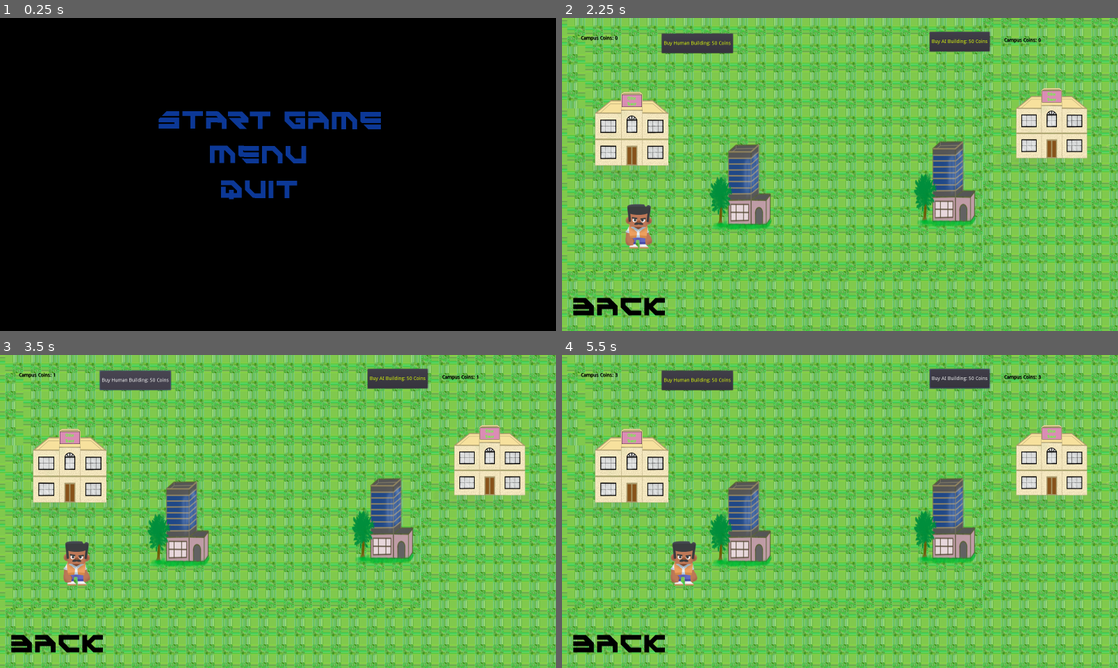
Above: before the commit, frames 1-4 (two rows, left to right).
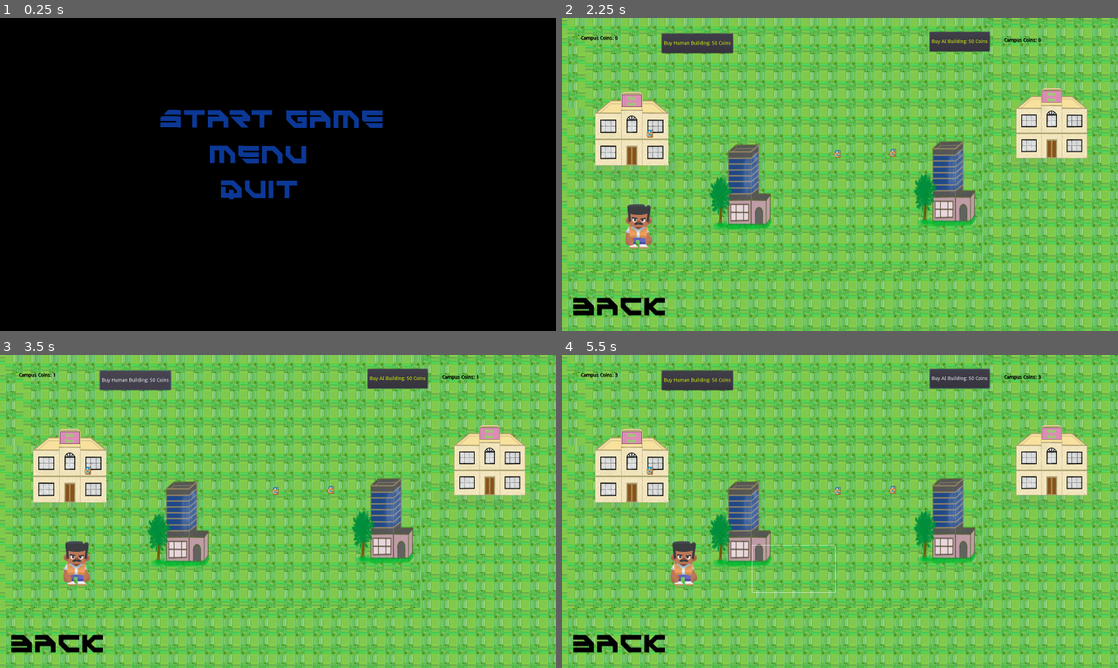
Above: after the commit, the same moments.

Repository: xLegoshiWolfx/Campus_Clash_Protoytpe
Game: Godot game, scene res://Scene/Main_Menu.tscn
Two runs of this game, one before a commit and one after it. Both use one fixed random seed, a clock stepped at 60 frames per second and the inputs below. Video files are missing from this copy of the repository; at most half a second of black plays in their place.
Inputs (mouse positions are in pixels of both pictures, inside the frame that each line leads up to):
- Up to frame 1 (0.25 s): no input
- Up to frame 2 (2.25 s): click "Start Game" at 0.5 s; click "Back" at 1.25 s; click "Start Game" at 2 s
- Up to frame 3 (3.5 s): click "Buy Human Building: 50 Coins" at 2.75 s
- Up to frame 4 (5.5 s): click "Buy AI Building: 50 Coins" at 3.5 s; tap Enter at 4.25 s; move the mouse to (962, 495) at 4.27 s; hold Right (move_right) 4.28-5 s; tap A (attack_move, bound only after the commit) at 4.35 s; click (962, 495) at 4.42 s; tap H (hold, bound only after the commit) at 4.55 s; drag from (728, 527) to (812, 574) at 5.02 s

The runs differ from the first frame. In frame 1, 1.0% of the frame differs, in the area x 28-69%, y 29-36%; in frame 2, less than 0.1%; in frame 3, less than 0.1%; in frame 4, 0.2%.
Error after the commit: Invalid get index 'unit_owner' (on base: 'KinematicBody2D (Birta Building.gd)'). (res://Script/Game.gd:34)

Commit message:
Movement unit

Diff:
--- a/Scene/Main_Game.tscn
+++ b/Scene/Main_Game.tscn
@@ -14,15 +14,23 @@
 [ext_resource path="res://Scene/Human Building.gd" type="Script" id=12]
 [ext_resource path="res://Scene/AIBuildingButton.gd" type="Script" id=13]
 [ext_resource path="res://Scene/HumanBuildingButton.gd" type="Script" id=14]
-
-[sub_resource type="RectangleShape2D" id=1]
+[ext_resource path="res://frame_unit.tscn" type="PackedScene" id=15]
+[ext_resource path="res://Script/Game.gd" type="Script" id=16]
+[ext_resource path="res://Script/frame_unit.gd" type="Script" id=17]
+[ext_resource path="res://Script/SelectedDraw.gd" type="Script" id=18]
+
+[sub_resource type="RectangleShape2D" id=2]
 extents = Vector2( 1349.06, 1688.78 )
 
-[sub_resource type="RectangleShape2D" id=2]
+[sub_resource type="RectangleShape2D" id=3]
 extents = Vector2( 57.8546, 58.7715 )
 
-[sub_resource type="RectangleShape2D" id=3]
+[sub_resource type="RectangleShape2D" id=4]
 extents = Vector2( 724.616, 748.158 )
+
+[sub_resource type="ShaderMaterial" id=5]
+
+[sub_resource type="CanvasItemMaterial" id=1]
 
 [node name="TileMap" type="Node2D"]
 position = Vector2( 67, 52 )
@@ -188,13 +196,43 @@
 
 [node name="BirtaCollision" type="CollisionShape2D" parent="Birta Building2"]
 position = Vector2( -2286.64, -61.5903 )
-shape = SubResource( 3 )
+shape = SubResource( 4 )
 
 [node name="BirtaSprite" type="Sprite" parent="Birta Building2"]
 position = Vector2( -1449.15, 903.846 )
 scale = Vector2( 5.83051, 7.08928 )
 texture = ExtResource( 10 )
 
+[node name="Moving_unit" type="Node2D" parent="."]
+script = ExtResource( 16 )
+
+[node name="YSort" type="YSort" parent="Moving_unit"]
+
+[node name="Unit" type="KinematicBody2D" parent="Moving_unit/YSort" groups=[
+"unit",
+] instance=ExtResource( 15 )]
+material = SubResource( 5 )
+position = Vector2( 725.69, 339.063 )
+script = ExtResource( 17 )
+
+[node name="Unit2" type="KinematicBody2D" parent="Moving_unit/YSort" groups=[
+"unit",
+] instance=ExtResource( 15 )]
+material = SubResource( 5 )
+position = Vector2( 885.072, 335.876 )
+script = ExtResource( 17 )
+
+[node name="Unit3" type="KinematicBody2D" parent="Moving_unit/YSort" groups=[
+"unit",
+] instance=ExtResource( 15 )]
+material = SubResource( 1 )
+position = Vector2( 185.701, 280.687 )
+script = ExtResource( 17 )
+unit_owner = 1
+
+[node name="SelectedDraw" type="Node2D" parent="Moving_unit"]
+script = ExtResource( 18 )
+
 [connection signal="timeout" from="Currency/Human Timer Node" to="Currency" method="_on_Human_Timer_Node_timeout"]
 [connection signal="timeout" from="Currency/AI Timer Node" to="Currency" method="_on_AI_Timer_Node_timeout"]
 [connection signal="pressed" from="Human Player/BackButton" to="Human Player/Player_1" method="_on_Button_pressed"]
--- a/Scene/Main_Menu.tscn
+++ b/Scene/Main_Menu.tscn
@@ -18,9 +18,9 @@
 
 [node name="Start_game_button" type="Button" parent="."]
 margin_left = 450.0
-margin_top = 250.939
-margin_right = 987.0
-margin_bottom = 318.939
+margin_top = 247.3
+margin_right = 1121.0
+margin_bottom = 331.3
 rect_rotation = 0.182242
 custom_fonts/font = ExtResource( 2 )
 custom_colors/font_color = Color( 0.0509804, 0.223529, 0.592157, 1 )
--- /dev/null
+++ b/Script/Game.gd
@@ -0,0 +1,39 @@
+extends Node2D
+
+
+var dragging = false
+var selected = []
+var weakref_selected = []
+var drag_start = Vector2.ZERO
+var select_rectangle = RectangleShape2D.new()
+
+onready var select_draw = $SelectedDraw
+
+
+#Handle the different function of the game.
+func _unhandled_input(event):
+	if event is InputEventMouseButton and event.button_index == BUTTON_LEFT:
+		if event.pressed:
+			for unit in weakref_selected:
+				if unit.get_ref():
+					unit.get_ref().deselect()
+			selected = []
+			dragging = true
+			drag_start = event.position
+		elif dragging:
+			dragging = false
+			select_draw.update_status(drag_start, event.position, dragging)
+			var drag_end = event.position
+			select_rectangle.extents = (drag_end - drag_start) / 2
+			var space = get_world_2d().direct_space_state
+			var query = Physics2DShapeQueryParameters.new()
+			query.set_shape(select_rectangle)
+			query.transform = Transform2D(0,(drag_end + drag_start) / 2)
+			selected = space.intersect_shape(query)
+			for unit in selected:
+				if unit.collider.unit_owner == 0:
+					unit.collider.select()
+					weakref_selected.append(weakref(unit.collider))
+	if dragging:
+		if event is InputEventMouseMotion:
+			select_draw.update_status(drag_start, event.position, dragging)
--- /dev/null
+++ b/Script/Moving_unit.tscn
@@ -0,0 +1,26 @@
+[gd_scene load_steps=5 format=2]
+
+[ext_resource path="res://frame_unit.tscn" type="PackedScene" id=1]
+[ext_resource path="res://Script/Game.gd" type="Script" id=2]
+[ext_resource path="res://Script/SelectedDraw.gd" type="Script" id=3]
+
+[sub_resource type="CanvasItemMaterial" id=1]
+
+[node name="Moving_unit" type="Node2D"]
+script = ExtResource( 2 )
+
+[node name="YSort" type="YSort" parent="."]
+
+[node name="Unit" parent="YSort" instance=ExtResource( 1 )]
+position = Vector2( 725.69, 339.063 )
+
+[node name="Unit2" parent="YSort" instance=ExtResource( 1 )]
+position = Vector2( 885.072, 335.876 )
+
+[node name="Unit3" parent="YSort" instance=ExtResource( 1 )]
+material = SubResource( 1 )
+position = Vector2( 185.701, 280.687 )
+unit_owner = 1
+
+[node name="SelectedDraw" type="Node2D" parent="."]
+script = ExtResource( 3 )
--- /dev/null
+++ b/Script/SelectedDraw.gd
@@ -0,0 +1,18 @@
+extends Node2D
+
+
+var drag_start = Vector2.ZERO
+var drag_end = Vector2.ZERO
+var dragging = false
+
+
+func _draw():
+	if dragging:
+		draw_rect(Rect2(drag_start, drag_end - drag_start), Color(1,1,1), false)
+
+
+func update_status(start, end, drag):
+	 drag_start = start
+	 drag_end = end
+	 dragging = drag
+	 update()
--- /dev/null
+++ b/Script/frame_unit.gd
@@ -0,0 +1,116 @@
+extends KinematicBody2D
+class_name Unit
+
+#Allowing us to have two types of unit
+export var unit_owner := 0
+
+# take control of the select and deselected function
+var selected = false
+
+#The position of the target that can be move
+var movement_target = Vector2.ZERO
+#The velocity
+var velocity = Vector2.ZERO
+# THe speed that the target is moving at
+var speed = 150
+var target_max = 1
+
+var moving_unit = load("res://Unit/medievalUnit_01.png")
+
+#Attacking
+var attack_range = 25
+var attack_target = null
+var possible_targets = []
+var health = 10
+var damage_amount = 2
+
+var facing_forward = true
+
+#A constant to take care of the unit movement
+const move_unit = 0.5
+#The last position of the target
+var last_position
+
+
+
+onready var stop_timer = $StopTimer
+onready var state_machine = $UnitSM
+onready var sprite = $AnimatedSprite
+onready var collision_shape = $CollisionShape2D
+
+func _ready():
+	movement_target = position
+
+
+func move_to_target(delta, tar):
+	velocity = Vector2.ZERO
+	velocity = position.direction_to(tar) * speed
+	if get_slide_count() and stop_timer.is_stopped():
+		stop_timer.start()
+		last_position = position
+	velocity = move_and_slide(velocity)
+
+
+func select():
+	selected = true
+	$Selected.visible = true
+
+func deselect():
+	selected = false
+	$Selected.visible = false
+
+func _on_VisionRange_body_entered(body):
+	if body.is_in_group("unit"):
+		if body.unit_owner != unit_owner:
+			possible_targets.append(body)
+			body.take_damage(damage_amount)
+
+func _on_VisionRange_body_exited(body):
+	if possible_targets.has(body):
+		possible_targets.erase(body)
+
+
+
+#sorting array in ascending order
+func _compare_distance(target_a, target_b):
+	if position.distance_to(target_a.position) < position.distance_to(target_b.position):
+		return true
+	else:
+		return false
+
+#
+func closest_enemy() -> Unit:
+	if possible_targets.size() > 0:
+		possible_targets.sort_custom(self, "_compare_distance")
+		return possible_targets[0]
+	else:
+		return null
+
+func closest_enemy_within_range() -> Unit:
+	if closest_enemy():
+		if closest_enemy().position.distance_to(position) < attack_range:
+			return closest_enemy()
+		else:
+			return null
+	else:
+		return null
+
+func target_within_range() -> bool:
+	if attack_target.get_ref().position.distance_to(position) < attack_range:
+		return true
+	else:
+		return false
+
+#This will returm a boolean to let us know if it is still alive
+func take_damage(amount) -> bool:
+	health -= amount
+	if health <= 0:
+		state_machine.died()
+		queue_free()
+		return false
+	else:
+		return true
+
+
+func get_state():
+	return state_machine.state
--- /dev/null
+++ b/Script/frame_unit.tres
@@ -0,0 +1,12 @@
+[gd_resource type="SpriteFrames" load_steps=3 format=2]
+
+[ext_resource path="res://Unit/medievalUnit_02.png" type="Texture" id=1]
+[ext_resource path="res://Unit/medievalUnit_01.png" type="Texture" id=2]
+
+[resource]
+animations = [ {
+"frames": [ ExtResource( 1 ), null, ExtResource( 2 ) ],
+"loop": true,
+"name": "default",
+"speed": 8.0
+} ]
--- /dev/null
+++ b/StateMachine.gd
@@ -0,0 +1,46 @@
+extends Node
+class_name StateMachine
+
+var state = null
+var previous_state = null
+var states = {}
+
+onready var parent = get_parent()
+
+
+func _physics_process(delta):
+	if state != null:
+		_state_logic(delta)
+		var transition = _get_transition(delta)
+		if transition != null:
+			set_state(transition)
+
+
+func _state_logic(delta):
+	pass
+
+
+func _get_transition(delta):
+	pass
+
+
+func set_state(new_state):
+	previous_state = state
+	state = new_state
+
+	if previous_state != null:
+		_exit_state(previous_state, new_state)
+	if new_state != null:
+		_enter_state(new_state, previous_state)
+
+
+func _exit_state(previous_state, new_state):
+	pass
+
+
+func _enter_state(new_state, previous_state):
+	pass
+
+
+func add_state(state_name):
+	states[state_name] = states.size()
--- /dev/null
+++ b/StateMachine.tscn
@@ -0,0 +1,6 @@
+[gd_scene load_steps=2 format=2]
+
+[ext_resource path="res://StateMachine.gd" type="Script" id=1]
+
+[node name="StateMachine" type="Node"]
+script = ExtResource( 1 )
--- /dev/null
+++ b/UnitSM.gd
@@ -0,0 +1,139 @@
+extends StateMachine
+
+enum Commands {
+	NONE,
+	MOVE,
+	ATTACK_MOVE,
+	HOLD
+}
+var command = Commands.NONE
+
+enum CommandMods {
+	NONE,
+	ATTACK_MOVE
+}
+var command_mod = CommandMods.NONE
+
+
+func _ready():
+	add_state("idle")
+	add_state("moving")
+	add_state("engaging")
+	add_state("attacking")
+	add_state("dying")
+	call_deferred("set_state", states.idle)
+
+#this should be input inpleentation but we just going to use mouse click
+func _input(event):
+	if parent.selected and state != states.dying:
+		if Input.is_action_just_pressed("attack_move"):
+			command_mod = CommandMods.ATTACK_MOVE
+		if Input.is_action_just_pressed("hold"):
+			command = Commands.HOLD
+			set_state(states.idle)
+		if Input.is_action_just_released("right_click"):
+			parent.movement_target = event.position
+			set_state(states.moving)
+			match command_mod:
+				CommandMods.NONE:
+					command = Commands.MOVE
+				CommandMods.ATTACK_MOVE:
+					command = Commands.ATTACK_MOVE
+
+
+func _state_logic(delta):
+	match state:
+		states.idle:
+			pass
+		states.moving:
+			parent.move_to_target(delta, parent.movement_target)
+		states.engaging:
+			if parent.attack_target.get_ref():
+				pass
+				#et_state(states.idle)
+		states.attacking:
+			pass
+		states.dying:
+			pass
+
+
+func _enter_state(new_state, old_state):
+	pass
+
+
+#Exit state
+func _exit_state(old_state, new_state):
+	match old_state:
+		states.attacking:
+			if new_state == states.idle:
+				parent.attack_target = null
+		states.moving:
+			if new_state != states.moving and command != Commands.ATTACK_MOVE:
+				parent.movement_target = parent.position
+
+#Transitionning to different state
+func _get_transition(delta):
+	match state:
+		states.idle:
+			match command:
+				Commands.HOLD:
+					if parent.closest_enemy_within_range() != null:
+						parent.attack_target = weakref(parent.closest_enemy_within_range())
+						set_state(states.attacking)
+				Commands.ATTACK_MOVE:
+					set_state(states.moving)
+				Commands.NONE:
+					if parent.closest_enemy() != null:
+						parent.attack_target = weakref(parent.closest_enemy())
+						set_state(states.engaging)
+		states.moving:
+			if (command == Commands.ATTACK_MOVE):
+				if parent.closest_enemy() != null:
+					parent.attack_target = weakref(parent.closest_enemy())
+					set_state(states.engaging)
+			if parent.position.distance_to(parent.movement_target) < parent.target_max:
+				parent.movement_target = parent.position
+				set_state(states.idle)
+				command = Commands.NONE
+		states.engaging:
+			if parent.closest_enemy_within_range() != null:
+				parent.attack_target = weakref(parent.closest_enemy())
+				set_state(states.attacking)
+		states.attacking:
+			if !parent.attack_target.get_ref():
+				set_state(states.idle)
+				parent.attack_target = null
+		states.dying:
+			#queue_free()
+			pass
+
+#Know when the unit will stop
+func _on_StopTimer_timeout():
+	if state != states.dying:
+		if parent.get_slide_count():
+			if (parent.last_position.distance_to(parent.movement_target) <
+				parent.position.distance_to(parent.movement_target) + parent.move_unit):
+					parent.movement_target = parent.position
+					set_state(states.idle)
+					command = Commands.NONE
+
+#Set the state to dying
+func died():
+	set_state(states.dying)
+
+#Free the queue if the state is dying
+func _on_AnimatedSprite_animation_finished():
+	match state:
+		states.attacking:
+			if parent.attack_target.get_ref():
+				if parent.attack_target.get_ref().take_damage(parent.damage_amount):
+					if parent.target_within_range():
+						pass
+					else:
+						set_state(states.engaging)
+				else:
+					set_state(states.idle)
+			else:
+				set_state(states.idle)
+		states.dying:
+			queue_free()
--- /dev/null
+++ b/UnitSM.tscn
@@ -0,0 +1,6 @@
+[gd_scene load_steps=2 format=2]
+
+[ext_resource path="res://UnitSM.gd" type="Script" id=1]
+
+[node name="UnitSM" type="Node"]
+script = ExtResource( 1 )
--- /dev/null
+++ b/frame_unit.tscn
@@ -0,0 +1,46 @@
+[gd_scene load_steps=7 format=2]
+
+[ext_resource path="res://Script/frame_unit.tres" type="SpriteFrames" id=1]
+[ext_resource path="res://Script/frame_unit.gd" type="Script" id=2]
+[ext_resource path="res://UnitSM.tscn" type="PackedScene" id=3]
+
+[sub_resource type="ShaderMaterial" id=1]
+
+[sub_resource type="CircleShape2D" id=2]
+radius = 33.7609
+
+[sub_resource type="CircleShape2D" id=3]
+radius = 149.388
+
+[node name="Unit" type="KinematicBody2D" groups=[
+"unit",
+]]
+material = SubResource( 1 )
+script = ExtResource( 2 )
+
+[node name="CollisionShape2D" type="CollisionShape2D" parent="."]
+shape = SubResource( 2 )
+
+[node name="Selected" type="Sprite" parent="."]
+visible = false
+
+[node name="AnimatedSprite" type="AnimatedSprite" parent="."]
+scale = Vector2( 1.01563, 0.9375 )
+frames = ExtResource( 1 )
+
+[node name="StopTimer" type="Timer" parent="."]
+
+[node name="UnitSM" parent="." instance=ExtResource( 3 )]
+
+[node name="VisionRange" type="Area2D" parent="." groups=[
+"unit",
+]]
+visible = false
+
+[node name="CollisionShape2D" type="CollisionShape2D" parent="VisionRange"]
+shape = SubResource( 3 )
+
+[connection signal="animation_finished" from="AnimatedSprite" to="UnitSM" method="_on_AnimatedSprite_animation_finished"]
+[connection signal="timeout" from="StopTimer" to="UnitSM" method="_on_StopTimer_timeout"]
+[connection signal="body_entered" from="VisionRange" to="." method="_on_VisionRange_body_entered"]
+[connection signal="body_exited" from="VisionRange" to="." method="_on_VisionRange_body_exited"]
--- a/project.godot
+++ b/project.godot
@@ -7,6 +7,22 @@
 ;   param=value ; assign values to parameters
 
 config_version=4
+
+_global_script_classes=[ {
+"base": "Node",
+"class": "StateMachine",
+"language": "GDScript",
+"path": "res://StateMachine.gd"
+}, {
+"base": "KinematicBody2D",
+"class": "Unit",
+"language": "GDScript",
+"path": "res://Script/frame_unit.gd"
+} ]
+_global_script_class_icons={
+"StateMachine": "",
+"Unit": ""
+}
 
 [application]
 
@@ -51,6 +67,21 @@
 , Object(InputEventKey,"resource_local_to_scene":false,"resource_name":"","device":0,"alt":false,"shift":false,"control":false,"meta":false,"command":false,"pressed":false,"scancode":83,"unicode":0,"echo":false,"script":null)
  ]
 }
+hold={
+"deadzone": 0.5,
+"events": [ Object(InputEventKey,"resource_local_to_scene":false,"resource_name":"","device":0,"alt":false,"shift":false,"control":false,"meta":false,"command":false,"pressed":false,"scancode":72,"unicode":0,"echo":false,"script":null)
+ ]
+}
+attack_move={
+"deadzone": 0.5,
+"events": [ Object(InputEventKey,"resource_local_to_scene":false,"resource_name":"","device":0,"alt":false,"shift":false,"control":false,"meta":false,"command":false,"pressed":false,"scancode":65,"unicode":0,"echo":false,"script":null)
+ ]
+}
+right_click={
+"deadzone": 0.5,
+"events": [ Object(InputEventMouseButton,"resource_local_to_scene":false,"resource_name":"","device":0,"alt":false,"shift":false,"control":false,"meta":false,"command":false,"button_mask":0,"position":Vector2( 0, 0 ),"global_position":Vector2( 0, 0 ),"factor":1.0,"button_index":2,"pressed":false,"doubleclick":false,"script":null)
+ ]
+}
 
 [physics]
 
Not shown: 5 places in Scene/Main_Game.tscn that only renumber resources
Binary file added: Unit/medievalUnit_01.png
Not shown, added: Unit/medievalUnit_01.png.import
Binary file added: Unit/medievalUnit_02.png
Not shown, added: Unit/medievalUnit_02.png.import
Binary file added: Unit/medievalUnit_03.png
Not shown, added: Unit/medievalUnit_03.png.import
